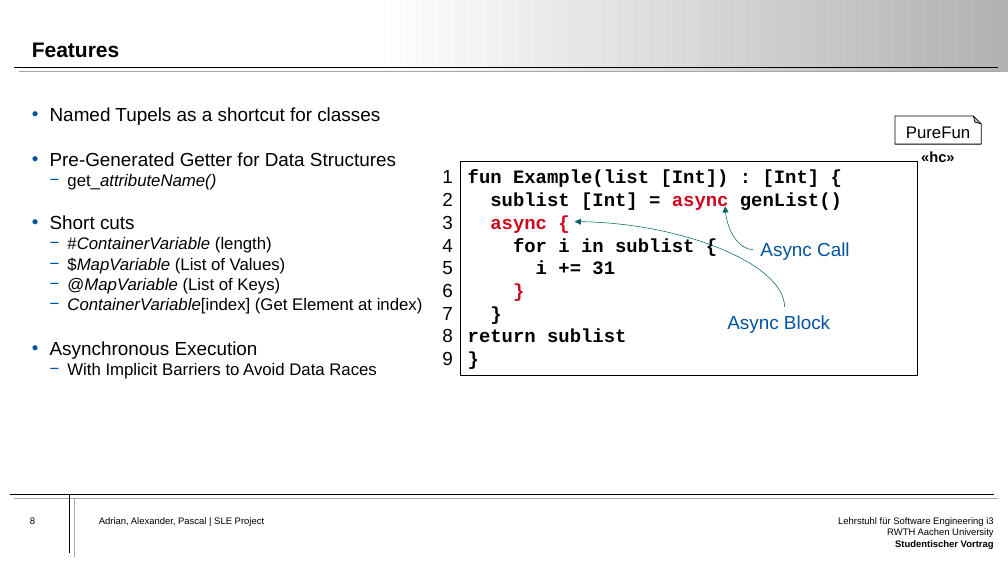
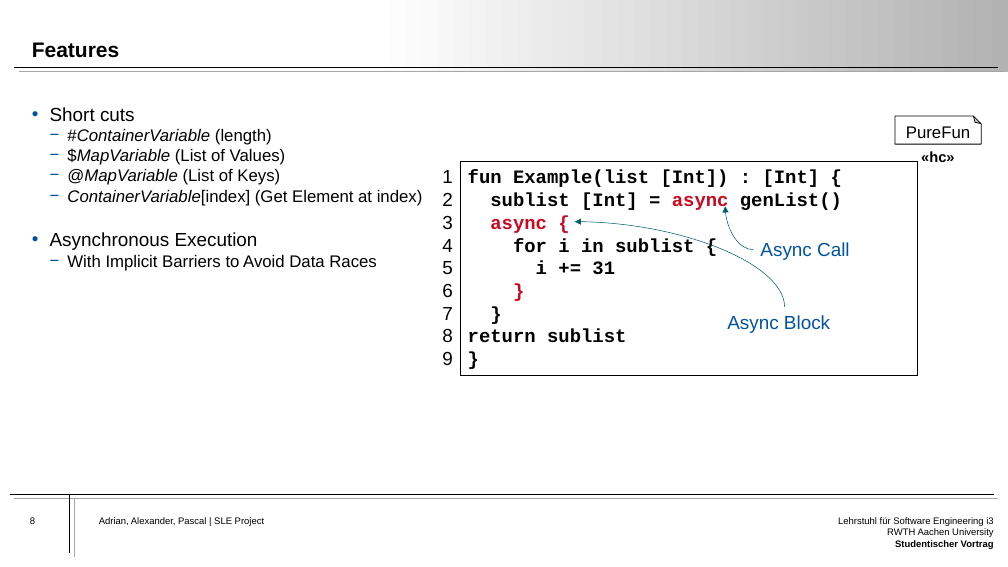
Before and after one commit to Atrisan/PureFun, a slide deck: slide 8 of Presentation/PureFun-Presentation.pptx. Drawn at 1008x567 pixels with LibreOffice and Linux fonts; fonts in the diff are those of the drawing. Boxes give left, top, right and bottom in pixels: in the first picture for what was removed or moved away, otherwise in the second. Text is boxed around its words. In the diff, an @@ line names an element or a change of style, - is before the commit and + after.

```diff
--- a/Presentation/PureFun-Presentation.pptx
+++ b/Presentation/PureFun-Presentation.pptx
@@ text at (x1=50, y1=107, x2=396, y2=190): paragraphs removed @@
-• Named Tupels as a shortcut for classes
-• Pre-Generated Getter for Data Structures
-  − get_attributeName()
```
Also in this commit, not shown: 2 other slides changed.
